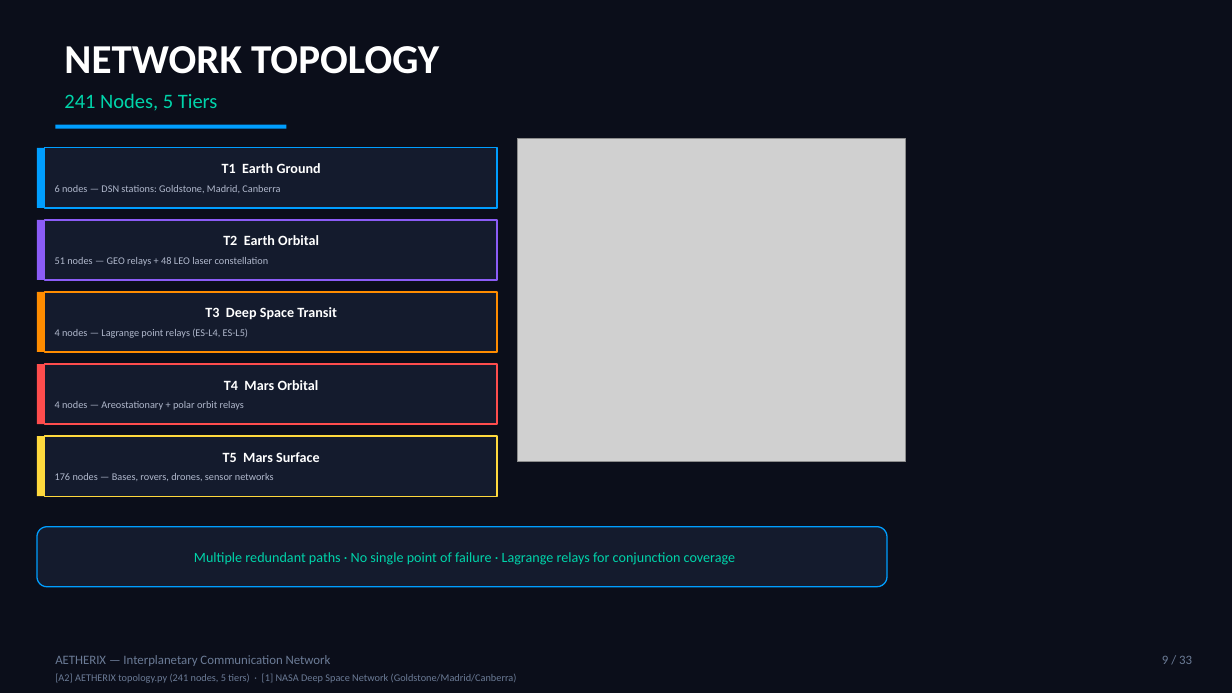
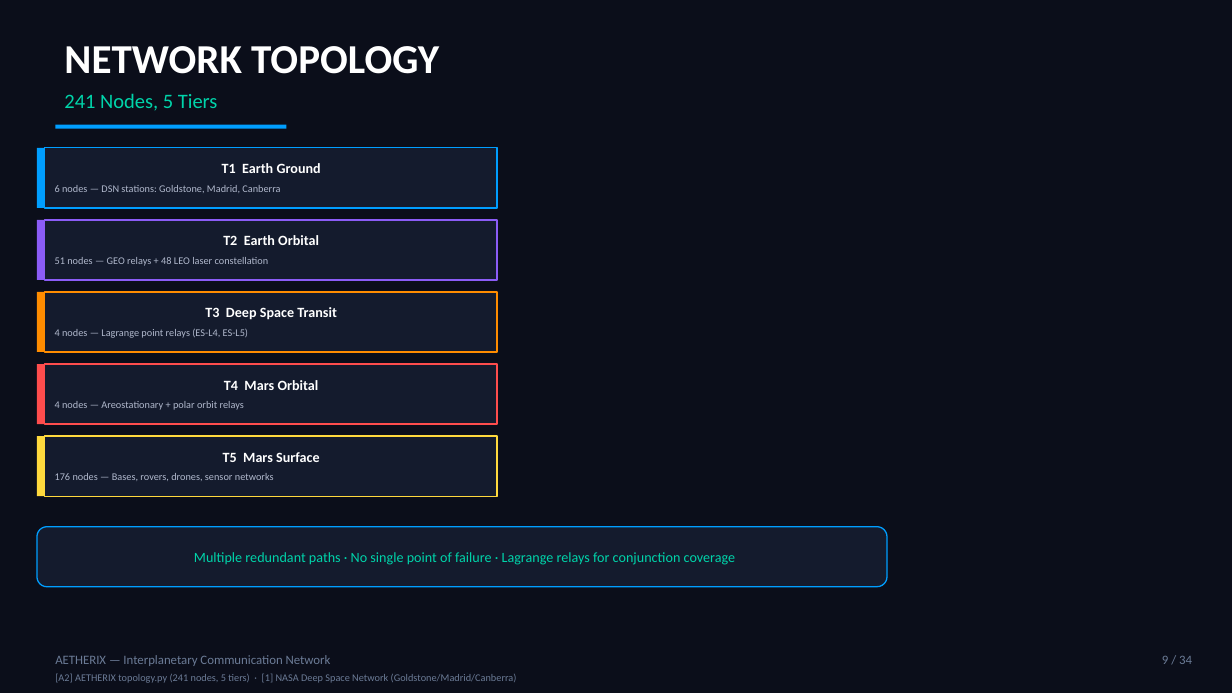
Before and after one commit to matx104/AETHERIX, a slide deck: slide 9 of docs/downloads/AETHERIX_Presentation_Compact.pptx. Drawn at 1232x693 pixels with LibreOffice and Linux fonts; fonts in the diff are those of the drawing; grey boxes stand for pictures. Boxes give left, top, right and bottom in pixels: in the first picture for what was removed or moved away, otherwise in the second. Text is boxed around its words. In the diff, an @@ line names an element or a change of style, - is before the commit and + after.

```diff
--- a/docs/downloads/AETHERIX_Presentation_Compact.pptx
+++ b/docs/downloads/AETHERIX_Presentation_Compact.pptx
@@ picture removed at [518, 139, 906, 462] @@
@@ text at [1162, 656, 1192, 664]: text changed @@
-9 / 33
+9 / 34
```
Also in this commit, not shown: 30 other slides changed, 1 slide added, 7 other files.
